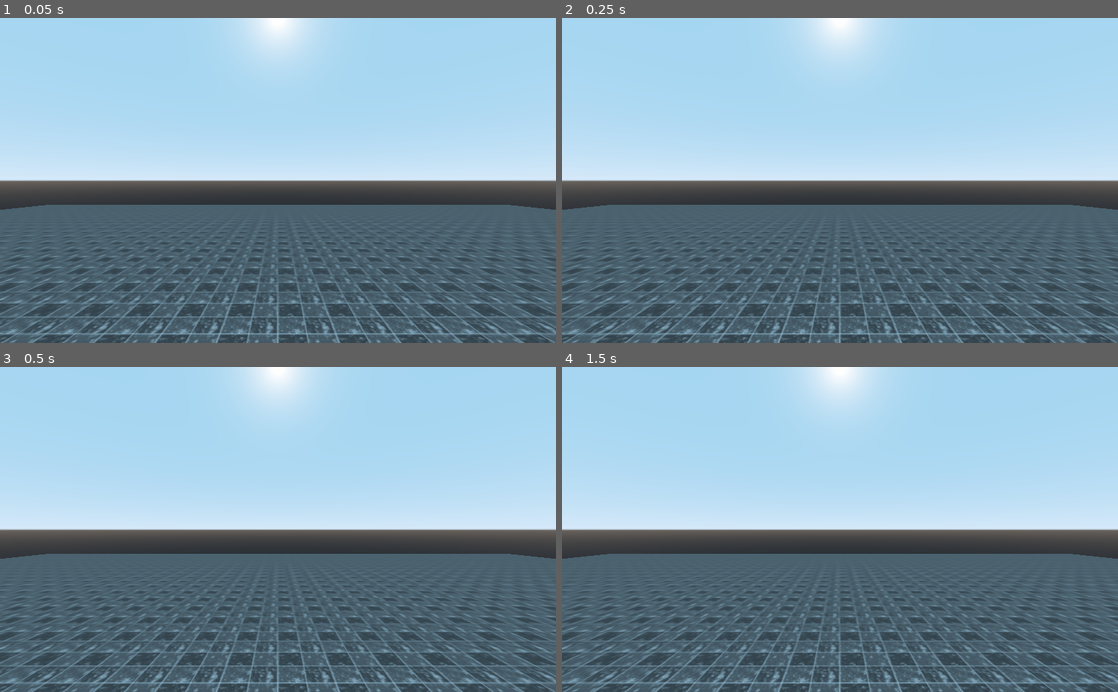
Above: before the commit, frames 1-4 (two rows, left to right).
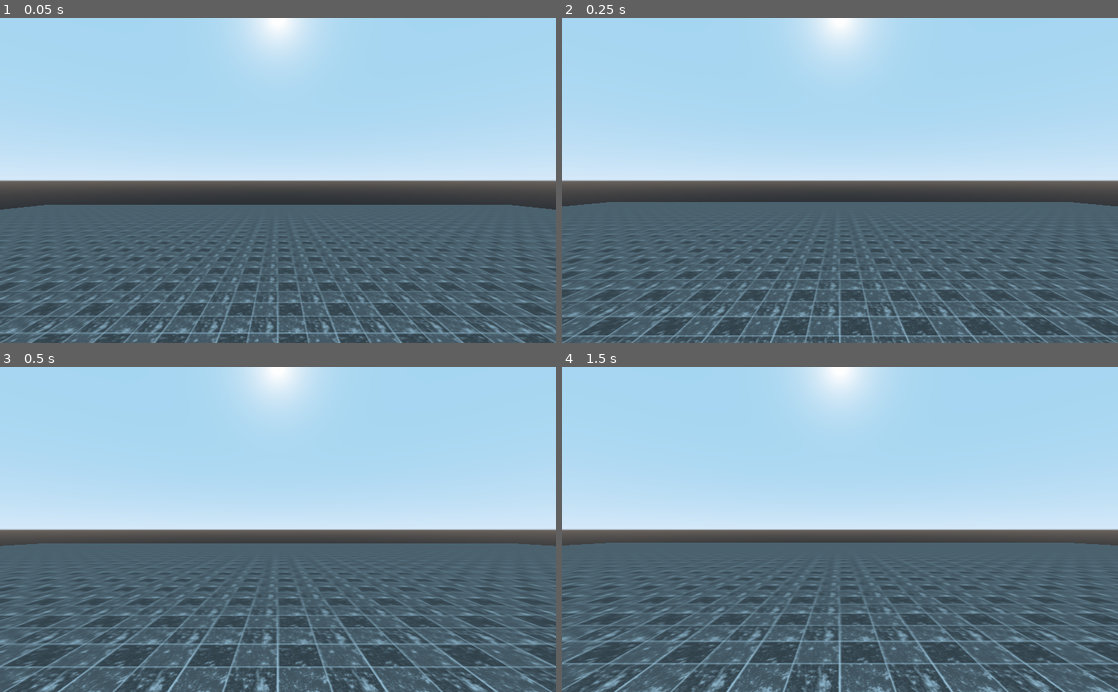
Above: after the commit, the same moments.

Repository: zachary136/PlatformerTest
Game: Godot game, scene res://Scenes/playerTestScene.tscn
Same seed, same stepped clock (60 frames per second), same inputs: the game is played once before the commit and once after it.
Inputs:
- Up to frame 1 (0.05 s): no input
- Up to frame 2 (0.25 s): no input
- Up to frame 3 (0.5 s): no input
- Up to frame 4 (1.5 s): tap Space (Jump, bound only after the commit) at 0.6, 0.77, 1.07, 1.35 s; tap Enter at 1.25 s

The runs differ from the first frame. In frame 1, 3.0% of the frame differs, in the area x 0-100%, y 57-100%; in frame 2, 12%; in frame 3, 16%; in frame 4, 16%, in the area x 0-100%, y 54-100%.

Commit message:
made fps controller

Diff:
--- a/Platformer/Prefabs/FirstPersonPlayer.gd
+++ b/Platformer/Prefabs/FirstPersonPlayer.gd
@@ -5,9 +5,20 @@
 export var Acceleration = 5;
 export var groundFriction = 10;
 
+export var turnSpeed = 2;
+
 var UpAxisSpeed = 0;
 var ForwardSpeed = 0;
 var Strafespeed = 0;
+
+
+var mouseX = 0;
+var mouseY = 0;
+
+var forwardAxis;
+var rightAxis;
+var axis;
+onready var cam = $Camera;
 
 # Called when the node enters the scene tree for the first time.
 func _ready():
@@ -15,11 +26,45 @@
 
 
 # Called every frame. 'delta' is the elapsed time since the previous frame.
-#func _process(delta):
-#	pass
+func _process(delta):
+	getInputs();
+	MoveCharacter(delta);
+	pass
 
-func MoveCharacter():
-	if(is_on_floor()):
+func MoveCharacter(var delta):
+	if(!is_on_floor()):
+		UpAxisSpeed -= 18*delta;
+	else:
+		UpAxisSpeed = 0;
+		if(Input.action_press("Jump")):
+			translate(Vector3(0, 20, 0))
+			UpAxisSpeed += 200;
+		pass
 
-		pass
+
+	rotate_y(mouseX*delta*turnSpeed)
+	cam.rotate_x(mouseY*delta*turnSpeed)
+	var rot = cam.rotation_degrees;
+	rot.x = clamp(rot.x, -70, 70);
+	cam.rotation_degrees = rot;
+	var moveVec = (transform.basis.z*axis.y*MaxMoveSpeed) + (transform.basis.x*axis.x*MaxMoveSpeed) + (Vector3(0, UpAxisSpeed, 0));
+	move_and_slide(moveVec, Vector3(0, 1, 0), false, 4, .9, true);
 	pass
+
+func getInputs():
+
+	mouseX = -Input.get_joy_axis(0, 2);
+	if(abs(mouseX) < .2):
+		mouseX = 0;
+	mouseY = -Input.get_joy_axis(0, 3);
+	if(abs(mouseY) < .2):
+		mouseY = 0
+	forwardAxis = Input.get_joy_axis(0, 1);
+	if(abs(forwardAxis) < .2):
+		forwardAxis = 0;
+	rightAxis = Input.get_joy_axis(0, 0);
+	if(abs(rightAxis)<.2):
+		rightAxis = 0;
+	axis = Vector2(rightAxis, forwardAxis)
+	axis.clamped(1);
+	pass
--- a/Platformer/Prefabs/playerTest.tscn
+++ b/Platformer/Prefabs/playerTest.tscn
@@ -8,6 +8,7 @@
 
 [node name="KinematicBody" type="KinematicBody" parent="."]
 script = ExtResource( 1 )
+turnSpeed = 4
 
 [node name="CollisionShape" type="CollisionShape" parent="KinematicBody"]
 transform = Transform( 1, 0, 0, 0, -1.62921e-07, -1, 0, 1, -1.62921e-07, 0, 0, 0 )
@@ -15,3 +16,4 @@
 
 [node name="Camera" type="Camera" parent="KinematicBody"]
 transform = Transform( 1, 0, 0, 0, 1, 0, 0, 0, 1, 0, 1.39128, 0 )
+current = true
--- a/Platformer/project.godot
+++ b/Platformer/project.godot
@@ -19,6 +19,39 @@
 run/main_scene="res://Scenes/playerTestScene.tscn"
 config/icon="res://icon.png"
 
+[input]
+
+mouseLeft={
+"deadzone": 0.5,
+"events": [ Object(InputEventJoypadMotion,"resource_local_to_scene":false,"resource_name":"","device":0,"axis":0,"axis_value":-1.0,"script":null)
+ ]
+}
+mouseRight={
+"deadzone": 0.5,
+"events": [ Object(InputEventJoypadMotion,"resource_local_to_scene":false,"resource_name":"","device":0,"axis":0,"axis_value":1.0,"script":null)
+ ]
+}
+moveForward={
+"deadzone": 0.5,
+"events": [  ]
+}
+Jump={
+"deadzone": 0.5,
+"events": [ Object(InputEventJoypadButton,"resource_local_to_scene":false,"resource_name":"","device":0,"button_index":0,"pressure":0.0,"pressed":false,"script":null)
+, Object(InputEventKey,"resource_local_to_scene":false,"resource_name":"","device":0,"alt":false,"shift":false,"control":false,"meta":false,"command":false,"pressed":false,"scancode":32,"unicode":0,"echo":false,"script":null)
+ ]
+}
+moveRight={
+"deadzone": 0.5,
+"events": [ Object(InputEventKey,"resource_local_to_scene":false,"resource_name":"","device":0,"alt":false,"shift":false,"control":false,"meta":false,"command":false,"pressed":false,"scancode":68,"unicode":0,"echo":false,"script":null)
+ ]
+}
+moveLeft={
+"deadzone": 0.5,
+"events": [ Object(InputEventKey,"resource_local_to_scene":false,"resource_name":"","device":0,"alt":false,"shift":false,"control":false,"meta":false,"command":false,"pressed":false,"scancode":65,"unicode":0,"echo":false,"script":null)
+ ]
+}
+
 [rendering]
 
 environment/default_environment="res://default_env.tres"
